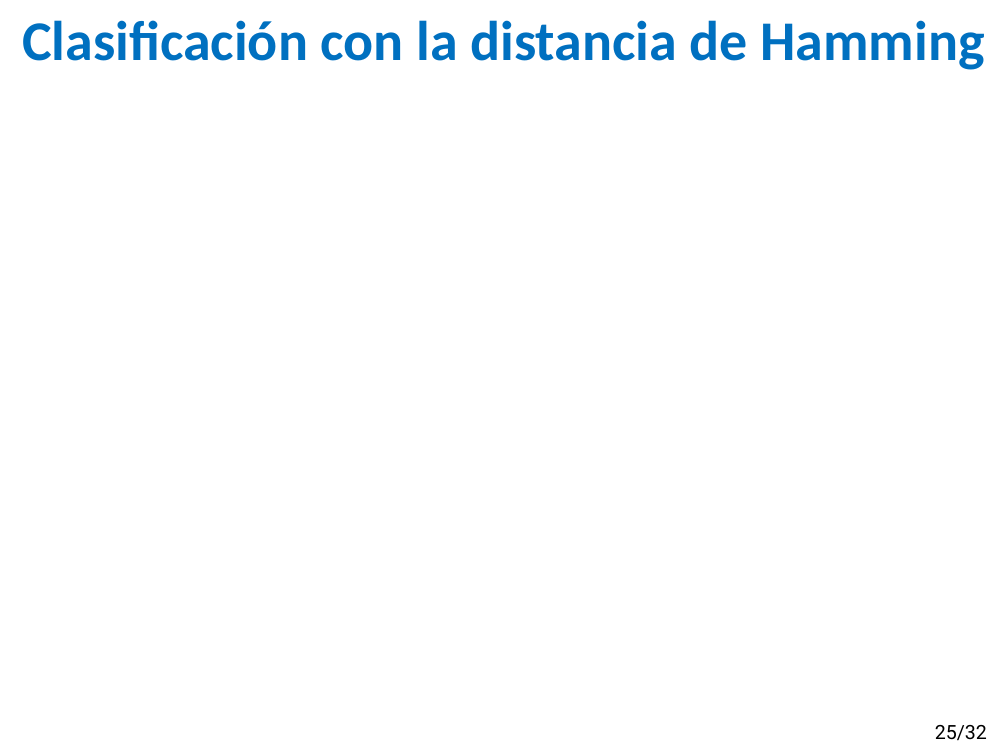
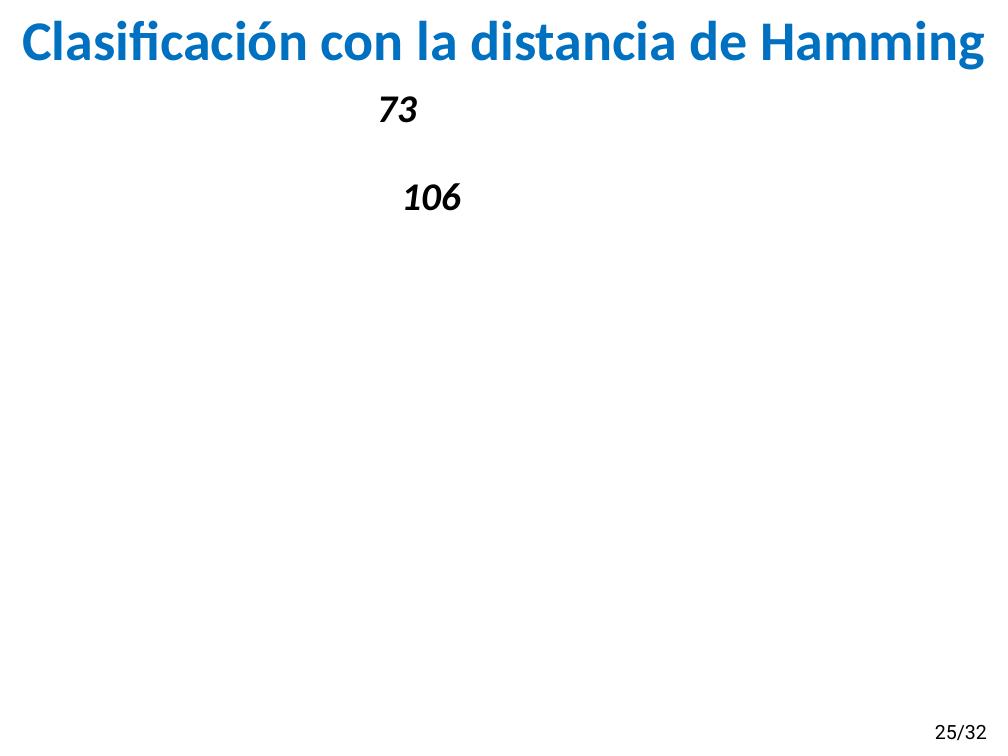
Before and after one commit to gasparalfaro/Tesis-Tesis, a slide deck: slide 26 of Presentacion/Thesis Presentation Gaspar Alfaro.pptx. Drawn at 1008x756 pixels with LibreOffice and Linux fonts; fonts in the diff are those of the drawing; background and template pictures are left out. Boxes give left, top, right and bottom in pixels: in the first picture for what was removed or moved away, otherwise in the second. Text is boxed around its words. In the diff, an @@ line names an element or a change of style, - is before the commit and + after.

```diff
--- a/Presentacion/Thesis Presentation Gaspar Alfaro.pptx
+++ b/Presentacion/Thesis Presentation Gaspar Alfaro.pptx
@@ text added at <box>377,96,417,123</box>, 28 pt, text #000000, bold, italic @@
+73
@@ text added at <box>401,183,460,211</box>, 28 pt, text #000000, bold, italic @@
+106
```
Also in this commit, not shown: 1 other slide changed.
